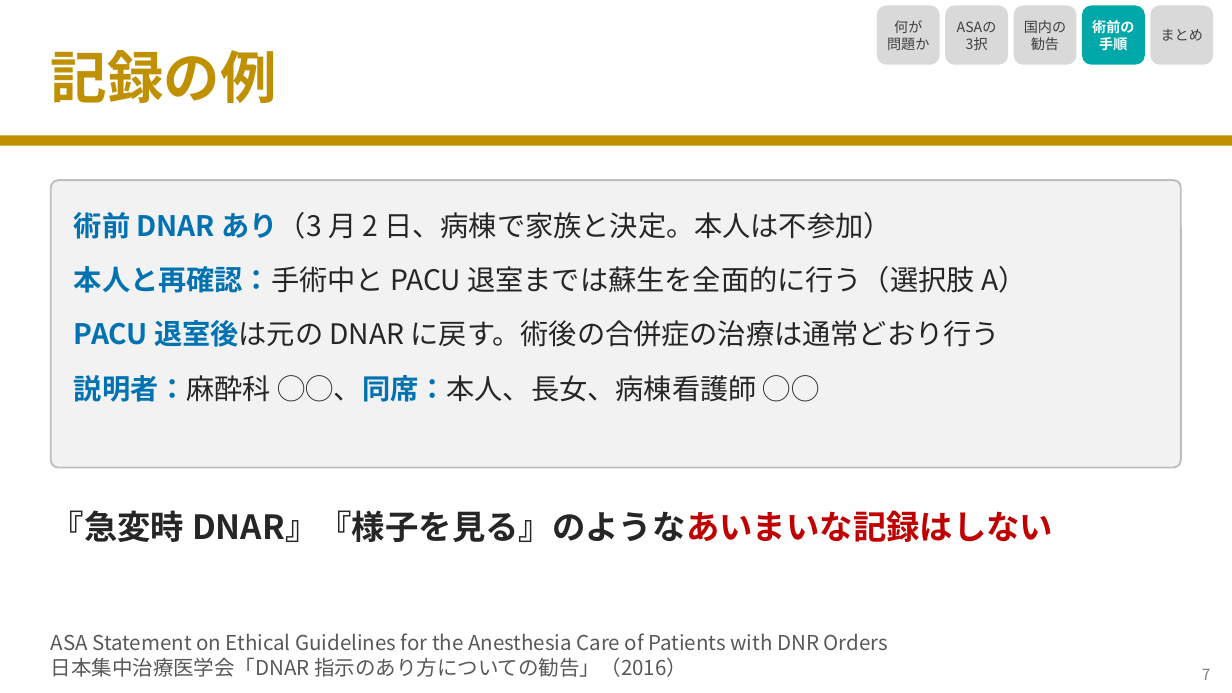
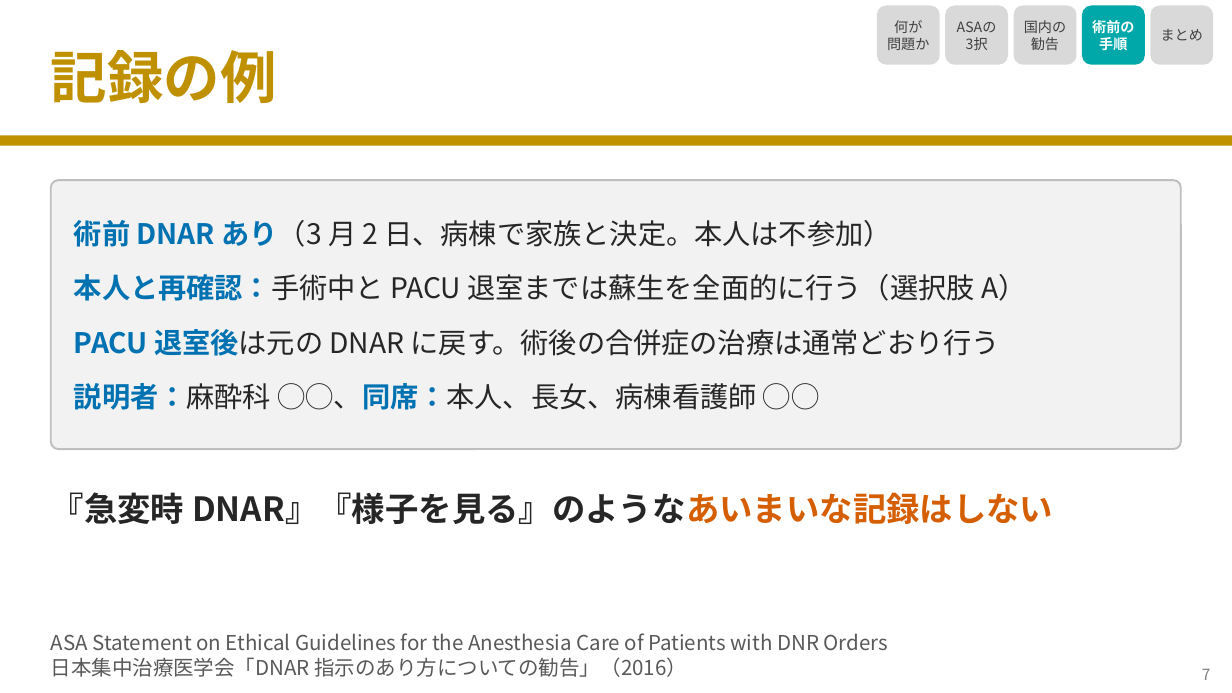
Before and after one commit to nobumitsu-3141/Anes-lecture, a slide deck: slide 8 of slides/4-6_perioperative_dnar/4-6_perioperative_dnar.pptx. Drawn at 1232x693 pixels with LibreOffice and Linux fonts; fonts in the diff are those of the drawing. Boxes give left, top, right and bottom in pixels: in the first picture for what was removed or moved away, otherwise in the second. Text is boxed around its words. In the diff, an @@ line names an element or a change of style, - is before the commit and + after.

```diff
--- a/slides/4-6_perioperative_dnar/4-6_perioperative_dnar.pptx
+++ b/slides/4-6_perioperative_dnar/4-6_perioperative_dnar.pptx
@@ rounded rectangle: place and size @@
-rounded rectangle at <box>51,180,1181,468</box>
+rounded rectangle at <box>51,180,1181,449</box>
@@ rounded rectangle at <box>51,180,1181,449</box>: proportions changed @@
@@ text "術前 DNAR あり（3 月 2 ...": place and size @@
-text "術前 DNAR あり（3 月 2 ..." at <box>74,212,1026,402</box>
+text "術前 DNAR あり（3 月 2 ..." at <box>74,220,1026,410</box>
@@ text "術前 DNAR あり（3 月 2 ..." at <box>74,220,1026,410</box>: vertical alignment top to middle @@
@@ text "『急変時 DNAR』『様子を見る』のようなあいまいな記録はしない": place and size @@
-text "『急変時 DNAR』『様子を見る』のようなあいまいな記録はしない" at <box>51,510,1053,542</box>
+text "『急変時 DNAR』『様子を見る』のようなあいまいな記録はしない" at <box>51,492,1053,524</box>
@@ text "『急変時 DNAR』『様子を見る』のようなあいまいな記録はしない" at <box>51,492,1053,524</box>: text colour #C00000 to #D55E00 in "DNAR』『様子を見る』のようなあいまいな記録はしない" @@
```
Also in this commit, not shown: 3 other slides changed, 27 other files.
